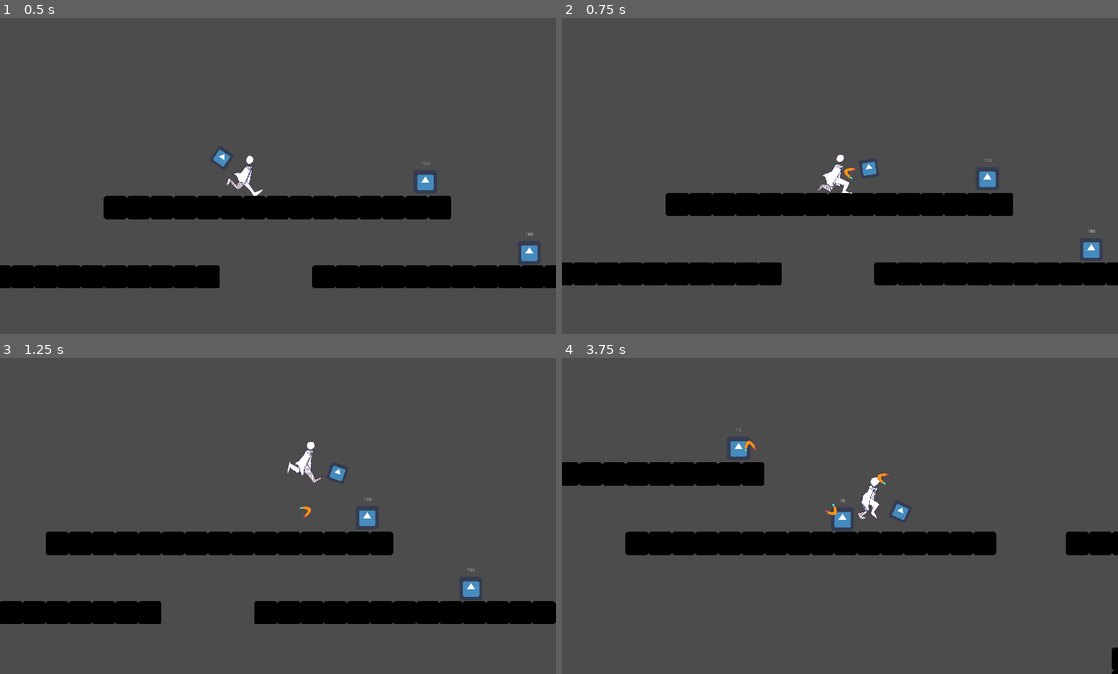
Above: before the commit, frames 1-4 (two rows, left to right).
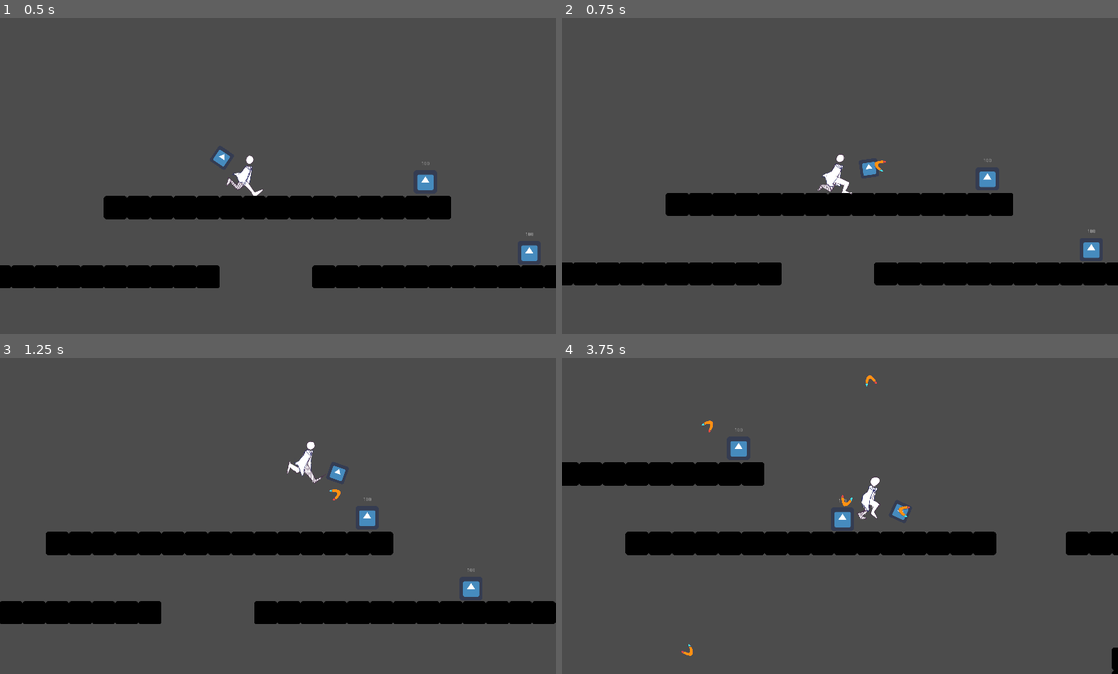
Above: after the commit, the same moments.

Repository: dodo3142/WinterGameJam
Game: Godot game, scene res://Scenes/TestLevel.tscn
The game is run twice, just before and just after one commit, with the same random seed, the same clock (stepped at 60 frames per second) and the same inputs. The engine's default icon, where the game draws it, is replaced by a stand-in: a white triangle on a blue panel in a dark square.
Inputs (mouse positions are in pixels of both pictures, inside the frame that each line leads up to):
- Up to frame 1 (0.5 s): no input
- Up to frame 2 (0.75 s): move the mouse to (962, 153) at 0.52 s; hold Right (Right) from 0.53 s (still down); tap X (Attack) at 0.6 s
- Up to frame 3 (1.25 s): keep holding Right (Right); tap Z (Jump) at 0.77 s
- Up to frame 4 (3.75 s): move the mouse to (728, 528) at 1.27 s; tap X (Attack) every 0.75 s from 1.35 to 3.6 s; tap Z (Jump) at 1.52, 3.02 s; move the mouse to (895, 440) at 2.02 s; release Right (Right) at 2.03 s; hold Left (Left) 2.03-2.78 s; move the mouse to (812, 576) at 2.77 s; hold Right (Right) from 2.78 s (still down); move the mouse to (1006, 560) at 3.52 s

Frame 1 is identical in both runs. In frame 2, less than 0.1% of the frame differs, in the area x 50-59%, y 45-51%; in frame 3, less than 0.1%; in frame 4, 0.3%, in the area x 21-63%, y 5-95%.
Error after the commit: Invalid operands 'Vector2' and 'float' in operator '-'. (res://Scripts/boomerang.gd:46)

Commit message:
bruh

Diff:
--- a/WinterGameJam/Scenes/Player.tscn
+++ b/WinterGameJam/Scenes/Player.tscn
@@ -1,10 +1,13 @@
-[gd_scene load_steps=11 format=2]
+[gd_scene load_steps=12 format=2]
 
 [ext_resource path="res://Assets/Run Cycle Sprite Sheet.png" type="Texture" id=1]
 [ext_resource path="res://Scripts/Player.gd" type="Script" id=2]
 [ext_resource path="res://Scripts/PlayerCamera.gd" type="Script" id=3]
 [ext_resource path="res://icon.png" type="Texture" id=4]
 [ext_resource path="res://Scenes/Hand.gd" type="Script" id=5]
+
+[sub_resource type="CircleShape2D" id=8]
+radius = 35.0223
 
 [sub_resource type="CapsuleShape2D" id=3]
 radius = 18.0
@@ -86,6 +89,11 @@
 scale = Vector2( 0.8, 0.8 )
 texture = ExtResource( 4 )
 
+[node name="HandHitBox" type="Area2D" parent="PlayerSprite/Hand/HandSprite" groups=["Player"]]
+
+[node name="CollisionShape2D" type="CollisionShape2D" parent="PlayerSprite/Hand/HandSprite/HandHitBox"]
+shape = SubResource( 8 )
+
 [node name="CollisionShape2D" type="CollisionShape2D" parent="."]
 modulate = Color( 0, 1, 0.858824, 1 )
 shape = SubResource( 3 )
--- a/WinterGameJam/Scripts/Player.gd
+++ b/WinterGameJam/Scripts/Player.gd
@@ -22,13 +22,13 @@
 #Directions
 var HorizontalDir = Vector2.ZERO
 var velocity = Vector2.ZERO
-var create = true
 
 #get the nodes and scenes
 onready var PlayerSprite = $PlayerSprite
 onready var CoyoteJump = $CoyoteTimer
 onready var JumpBuffring = $JumpBuffring
 onready var Anim = $AnimationPlayer
+onready var Hand = $PlayerSprite/Hand/HandSprite
 onready var Boomerang = preload("res://Scenes/boomerang.tscn")
 
 func _process(_delta):
@@ -98,12 +98,9 @@
 func Attack():
 	if Input.is_action_just_pressed("Attack"):
 			var b = Boomerang.instance()
-			if PlayerSprite.scale.x > 0:
-				b.Dir = 1
-			elif PlayerSprite.scale.x < 0:
-				b.Dir = -1
+			b.Hand = Hand
 			add_child(b)
-			create = false
+
 
 func Gravity(delta):
 	#gravity whenfalling and when jumping
--- a/WinterGameJam/Scripts/boomerang.gd
+++ b/WinterGameJam/Scripts/boomerang.gd
@@ -1,10 +1,17 @@
 extends KinematicBody2D
 
+enum{
+	Flying,
+	ComingBack,
+	Missed
+}
+var state = Flying
 
 export var Damage = 30
 
 onready var Player = get_parent()
-var Dir = 1
+var Hand = null
+onready var Dir = position.direction_to(get_local_mouse_position())
 export var Speed = 300
 export var Goaccl = 100
 export var Backaccl = 100
@@ -16,7 +23,7 @@
 	#leave the player
 	var root = get_tree().root
 	var main_scene = root.get_child(root.get_child_count() - 1)
-	position = Player.position
+	position = Hand.global_position
 	get_parent().remove_child(self)
 	main_scene.add_child(self)
 	self.set_owner(main_scene)
@@ -25,14 +32,18 @@
 	rotate(0.5)
 
 func _physics_process(delta):
-	if IsComingBack == false:
-		Speed = Speed - Goaccl*delta
-		velocity.x = Dir*Speed
-		if Speed <= 0:
-			IsComingBack = true
-	elif IsComingBack == true:
-		Speed = Speed + Backaccl*delta
-		velocity = position.direction_to(Player.position)* Speed
+	print(state)
+	match state:
+		Flying:
+			Speed = Speed - Goaccl*delta
+			velocity = Dir*Speed
+			if Speed <= 0:
+				state = ComingBack
+		ComingBack:
+			Speed = Speed + Backaccl*delta
+			velocity = position.direction_to(Hand.global_position)* Speed
+		Missed:
+			velocity = velocity - Backaccl*delta
 
 	velocity = move_and_slide(velocity,Vector2.UP)
 
@@ -42,6 +53,6 @@
 	if area.is_in_group("Enemy"):
 		area.TakeDamage(Damage);
 
-	if IsComingBack:
+	if state == ComingBack:
 		if area.is_in_group("Player"):
-			queue_free()
+			state = Missed
--- a/WinterGameJam/project.godot
+++ b/WinterGameJam/project.godot
@@ -55,12 +55,14 @@
 "deadzone": 0.5,
 "events": [ Object(InputEventKey,"resource_local_to_scene":false,"resource_name":"","device":0,"alt":false,"shift":false,"control":false,"meta":false,"command":false,"pressed":false,"scancode":90,"physical_scancode":0,"unicode":0,"echo":false,"script":null)
 , Object(InputEventKey,"resource_local_to_scene":false,"resource_name":"","device":0,"alt":false,"shift":false,"control":false,"meta":false,"command":false,"pressed":false,"scancode":74,"physical_scancode":0,"unicode":0,"echo":false,"script":null)
+, Object(InputEventKey,"resource_local_to_scene":false,"resource_name":"","device":0,"alt":false,"shift":false,"control":false,"meta":false,"command":false,"pressed":false,"scancode":32,"physical_scancode":0,"unicode":0,"echo":false,"script":null)
  ]
 }
 Attack={
 "deadzone": 0.5,
 "events": [ Object(InputEventKey,"resource_local_to_scene":false,"resource_name":"","device":0,"alt":false,"shift":false,"control":false,"meta":false,"command":false,"pressed":false,"scancode":88,"physical_scancode":0,"unicode":0,"echo":false,"script":null)
 , Object(InputEventKey,"resource_local_to_scene":false,"resource_name":"","device":0,"alt":false,"shift":false,"control":false,"meta":false,"command":false,"pressed":false,"scancode":75,"physical_scancode":0,"unicode":0,"echo":false,"script":null)
+, Object(InputEventMouseButton,"resource_local_to_scene":false,"resource_name":"","device":0,"alt":false,"shift":false,"control":false,"meta":false,"command":false,"button_mask":0,"position":Vector2( 0, 0 ),"global_position":Vector2( 0, 0 ),"factor":1.0,"button_index":1,"pressed":false,"doubleclick":false,"script":null)
  ]
 }
 reset={
